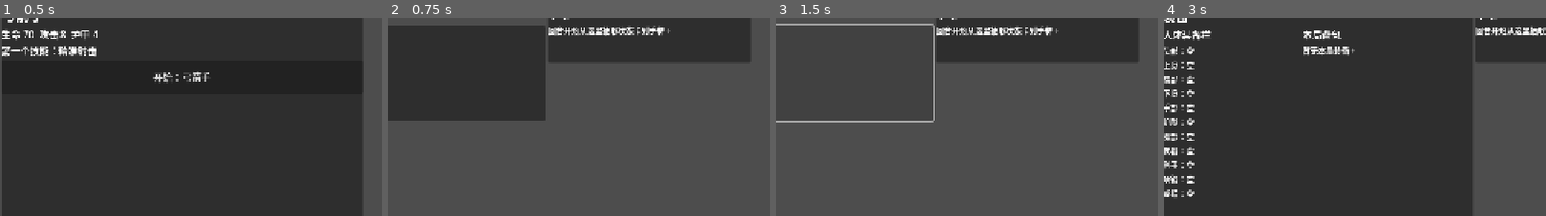
Above: before the commit, frames 1-4 (left to right).
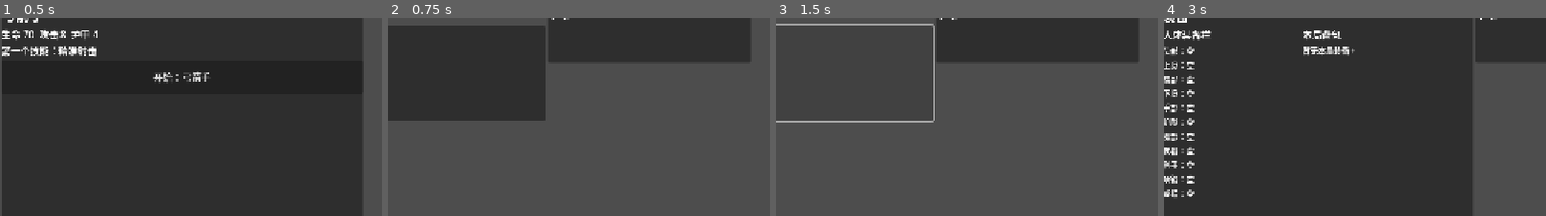
Above: after the commit, the same moments.

Repository: vacryleaf/super_tower
Game: Godot game, scene res://scenes/main.tscn
Same seed, same stepped clock (60 frames per second), same inputs: the game is played once before the commit and once after it.
Inputs:
- Up to frame 1 (0.5 s): no input
- Up to frame 2 (0.75 s): click "开始：战士" at 0.5 s
- Up to frame 3 (1.5 s): click "> 训练腐鼠 普通 生命 28/28 攻击 8 护甲 0 …" at 1.25 s
- Up to frame 4 (3 s): click "平稳" at 2 s; click "装备" at 2.75 s
The pictures show only the part of the screen within x 50-100%, y 15-65%; the shares and areas given below are measured in that part.

Frame 1 is identical in both runs. In frame 2, 0.9% of the frame differs, in the area x 42-74%, y 3-10%; in frame 3, 0.9%; in frame 4, 0.6%.

Commit message:
Remove deck helper text

Diff:
--- a/GameProject/scripts/main.gd
+++ b/GameProject/scripts/main.gd
@@ -312,7 +312,6 @@
 	var box := VBoxContainer.new()
 	deck_node.add_child(box)
 	box.add_child(_label("卡堆", 18))
-	box.add_child(_label("回合开始从这里抽取状态卡到手牌。", 13))
 	parent.add_child(deck_node)
 	parent.add_child(_spacer_vertical())
 
